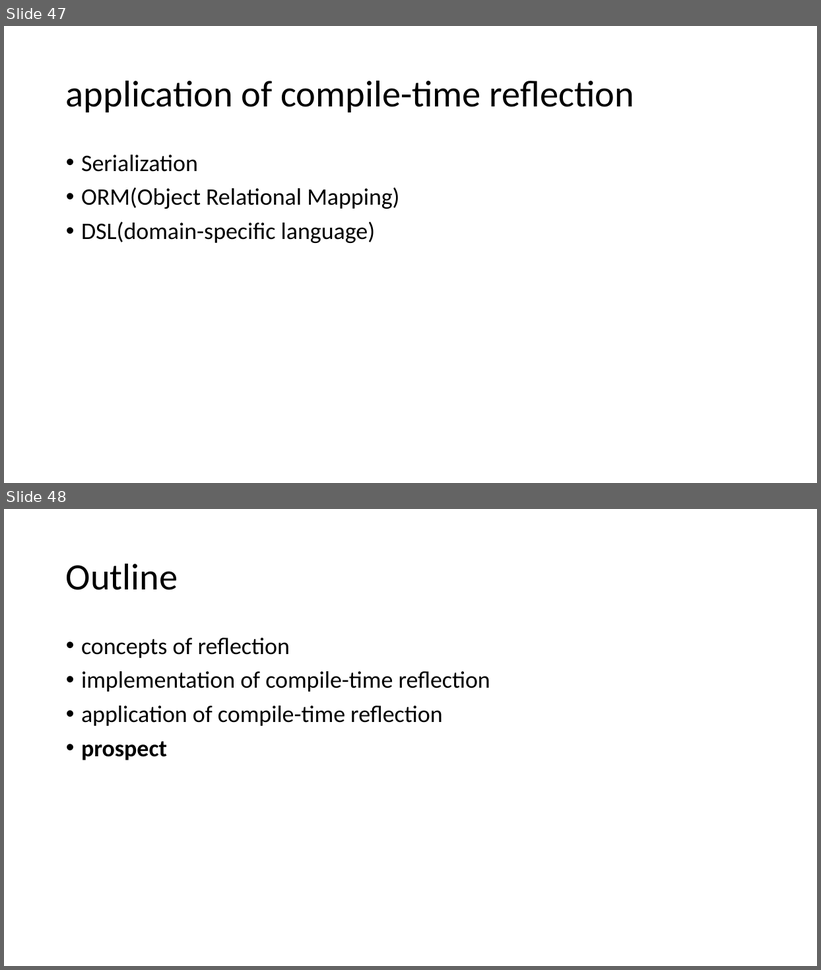
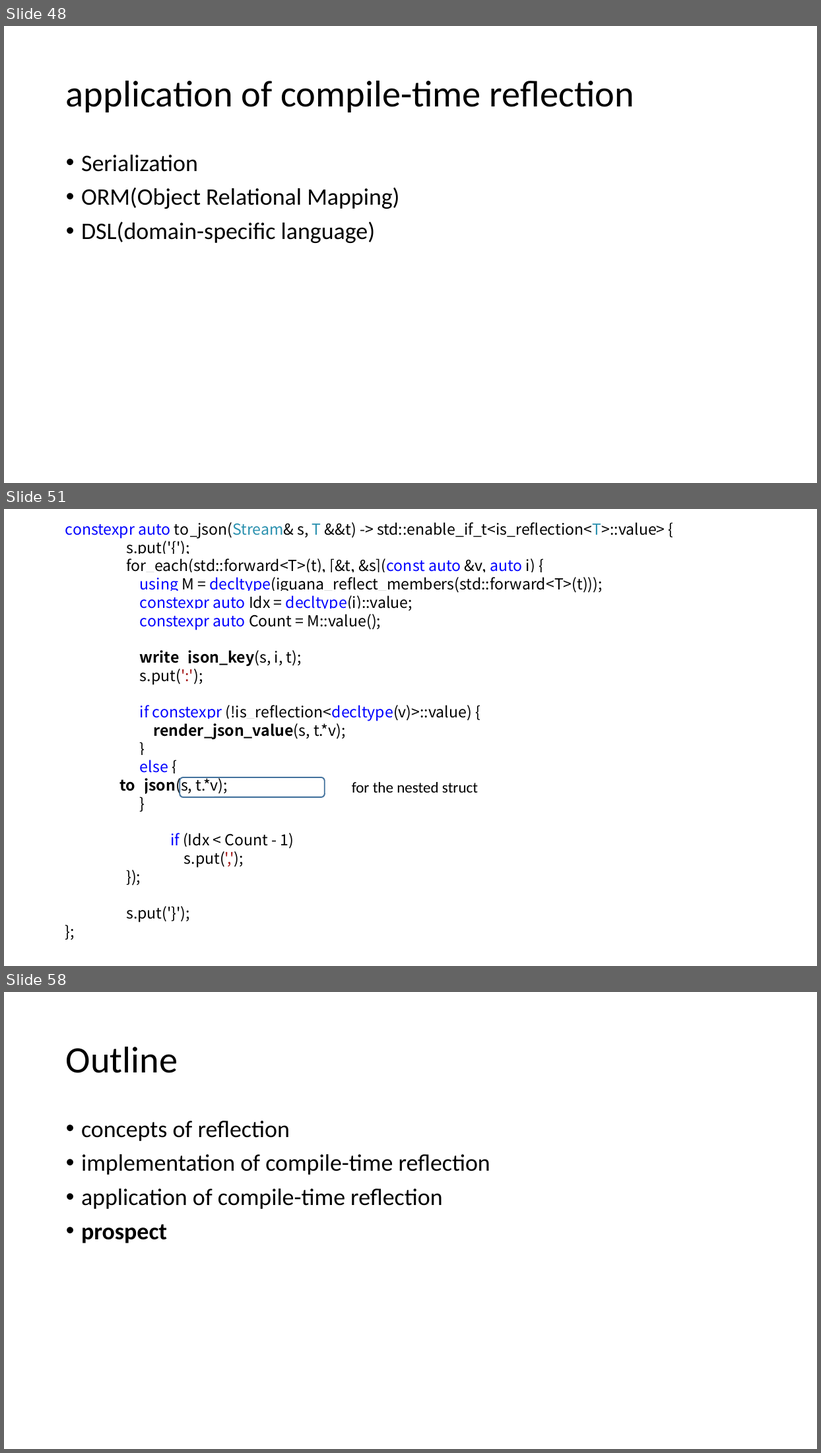
Before and after one commit to qicosmos/cppcon2017, a slide deck: cppcon2017.pptx. Shown one above the other, each under a label of ours: slides 47 and 48 before the commit, slides 48, 51 and 58 after it; the slides between them are not shown. The pictures are 821x970 and 821x1453 pixels, drawn with LibreOffice and Linux fonts; fonts in the diff are those of the drawing. Boxes give left, top, right and bottom in pixels: in the first picture for what was removed or moved away, otherwise in the second. Text is boxed around its words. In the diff, an @@ line names an element or a change of style, - is before the commit and + after.

```diff
--- a/cppcon2017.pptx
+++ b/cppcon2017.pptx
@@ slide 51 added at box(4, 509, 817, 966), background #FFFFFF @@
@@ text added at box(65, 522, 665, 923), 18 pt, text #000000 @@
+constexpr auto to_json(Stream& s, T &&t) -> std::enable_if_t<is_reflection<T>::value> {
+s.put('{');
+for_each(std::forward<T>(t), [&t, &s](const auto &v, auto i) {
+using M = decltype(iguana_reflect_members(std::forward<T>(t)));
+constexpr auto Idx = decltype(i)::value;
+constexpr auto Count = M::value();
+write_json_key(s, i, t);
+s.put(':');
+if constexpr (!is_reflection<decltype(v)>::value) {
+render_json_value(s, t.*v);
+}
+else {
+to_json(s, t.*v);
+}
+  if (Idx < Count - 1)
+  s.put(',');
+  });
+  s.put('}');
+  };
@@ rounded rectangle added at box(180, 778, 325, 797), outline #43739E 1.5 pt @@
@@ text added at box(352, 782, 478, 793), 18 pt, text #000000 @@
+for the nested struct
@@ what was slide 47 is now slide 48 @@
@@ what was slide 48 is now slide 58 @@
```
Also in this commit, not shown: 1 slide changed, 9 other slides added.
